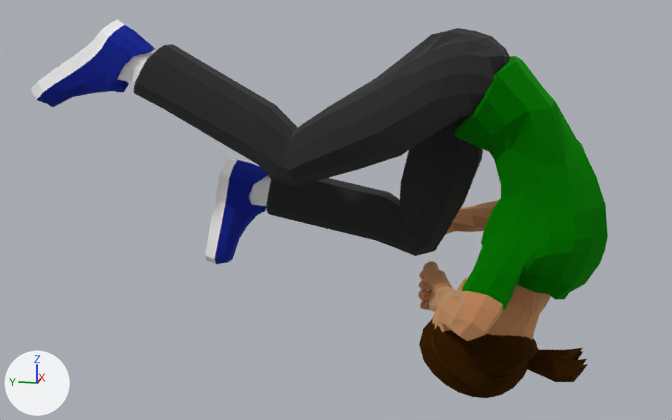
A saved change to the glTF model chapter06/01_opengl_cameras/assets/man/Man.gltf.
Camera for both pictures: a 50 mm camera at (-6.28, -0.69, 2.83) aimed at (0.15, 0.6, 1.22). Arrows for +X, +Y and +Z are at lower left; the lights stay in place. Both versions are drawn at frame 10 of the action 'Roll'; the numbers are the values there. Vertices at the same position are counted once.

Objects in the first picture: 'Casual2_Body', 'Casual2_Feet', 'Casual2_Head', 'Casual2_Legs'.
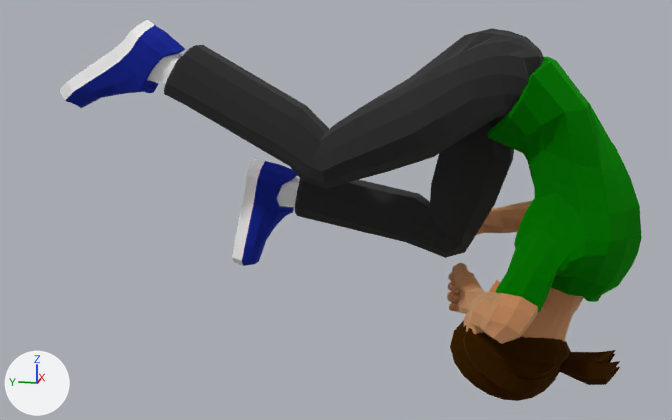
What differs and where, as boxes [x1, y1, x2, y2] in the pictures (672 x 420 px; the box of a moved part takes in the faces that stretch with it):
'Casual2_Legs', mesh moved
    before: [133, 28, 510, 256]
    after: [164, 28, 544, 258]
'Casual2_Body', mesh moved
    before: [418, 56, 608, 341]
    after: [447, 57, 642, 344]
'Casual2_Feet', mesh moved
    before: [31, 19, 271, 264]
    after: [59, 20, 300, 266]
'Casual2_Head', reshaped
    before: [419, 277, 588, 398]
    after: [450, 280, 620, 401]
part 3 of me_cube_015, moved or reshaped
    before: [457, 277, 467, 291]
    after: [488, 280, 500, 293]
part 4 of me_cube_015, moved or reshaped
    before: [442, 330, 523, 377]
    after: [475, 333, 556, 379]
part 5 of me_cube_015, moved or reshaped
    before: [461, 334, 539, 361]
    after: [493, 336, 571, 364]
part 6 of me_cube_015, moved or reshaped
    before: [431, 326, 533, 391]
    after: [463, 328, 562, 393]
part 7 of me_cube_015, moved or reshaped
    before: [424, 323, 528, 397]
    after: [455, 325, 560, 399]
part 8 of me_cube_015, moved or reshaped
    before: [419, 318, 533, 398]
    after: [450, 320, 559, 401]
part 9 of me_cube_015, moved or reshaped
    before: [527, 364, 588, 382]
    after: [559, 367, 620, 385]
part 10 of me_cube_015, moved or reshaped
    before: [527, 356, 587, 377]
    after: [560, 358, 620, 379]
part 11 of me_cube_015, moved or reshaped
    before: [575, 351, 583, 360]
    after: [607, 354, 615, 363]
part 12 of me_cube_015, moved or reshaped
    before: [535, 348, 583, 361]
    after: [568, 350, 616, 363]
part 13 of me_cube_015, rebuilt
    before: [433, 284, 550, 340]
    after: [464, 287, 583, 342]

What the commit changed:
me_cube_010 has 1405 vertices, 2806 faces and spans x -0.23..0.342, y -0.433..0.064, z 0.134..0.778.
me_cube_010 is used by ob_casual2_body; location (0.0, 0.0, 0.006); scale (3.0, 3.0, 3.0).
me_cube_010 part 1: the whole mesh is moved by (0.0, -0.072, 0.0).
me_cube_003 has 280 vertices, 552 faces and spans x -0.121..0.192, y 0.262..0.903, z 0.227..0.858.
me_cube_003 is used by ob_casual2_feet; location (0.0, 0.0, 0.006); scale (3.0, 3.0, 3.0).
me_cube_003 part 2: the whole mesh is moved by (0.0, -0.072, 0.0).
me_cube_015 is used by ob_casual2_head; location (0.0, 0.0, 0.006); scale (3.0, 3.0, 3.0).
me_cube_015 had 946 vertices, 1756 faces and spanned x -0.139..0.089, y -0.405..-0.017, z -0.005..0.313.
me_cube_015 now has 910 vertices, 1684 faces and spans x -0.139..0.089, y -0.477..-0.09, z -0.005..0.313.
me_cube_015 part 3: the loose piece of 11 vertices spanning x -0.017..0.011, y -0.135..-0.089, z 0.22..0.272 is moved by (0.0, -0.072, 0.0).
me_cube_015 part 4: the loose piece of 57 vertices spanning x -0.139..-0.076, y -0.265..-0.072, z 0.072..0.18 is moved by (0.0, -0.072, 0.0).
me_cube_015 part 5: the loose piece of 45 vertices spanning x -0.131..-0.025, y -0.292..-0.097, z 0.112..0.185 is moved by (0.0, -0.072, 0.0).
me_cube_015 part 6: the loose piece of 57 vertices spanning x -0.132..-0.039, y -0.278..-0.049, z 0.039..0.179 is moved by (0.0, -0.072, 0.0).
me_cube_015 part 7: the loose piece of 57 vertices spanning x -0.114..-0.025, y -0.277..-0.032, z 0.013..0.183 is moved by (0.0, -0.072, 0.0).
me_cube_015 part 8: the loose piece of 57 vertices spanning x -0.093..0.007, y -0.281..-0.017, z -0.005..0.184 is moved by (0.0, -0.072, 0.0).
me_cube_015 part 9: the loose piece of 21 vertices spanning x -0.064..0.005, y -0.405..-0.246, z 0.043..0.101 is moved by (0.0, -0.072, 0.0).
me_cube_015 part 10: the loose piece of 21 vertices spanning x -0.072..-0.025, y -0.4..-0.248, z 0.055..0.114 is moved by (0.0, -0.072, 0.0).
me_cube_015 part 11: the loose piece of 21 vertices spanning x -0.038..0.034, y -0.396..-0.247, z 0.057..0.107 is moved by (0.0, -0.072, 0.0).
me_cube_015 part 12: the loose piece of 21 vertices spanning x -0.06..0.008, y -0.392..-0.252, z 0.075..0.126 is moved by (0.0, -0.072, 0.0).
me_cube_015 part 13: the loose piece of 228 vertices spanning x -0.117..0.071, y -0.328..-0.045, z 0.018..0.313 is rebuilt with 192 vertices and now spans x -0.117..0.071, y -0.4..-0.117, z 0.018..0.313.
me_cube_019 has 369 vertices, 734 faces and spans x -0.159..0.182, y -0.198..0.637, z 0.286..0.843.
me_cube_019 is used by ob_casual2_legs; location (0.0, 0.0, 0.006); scale (3.0, 3.0, 3.0).
me_cube_019 part 14: the whole mesh is moved by (0.0, -0.072, 0.0).
